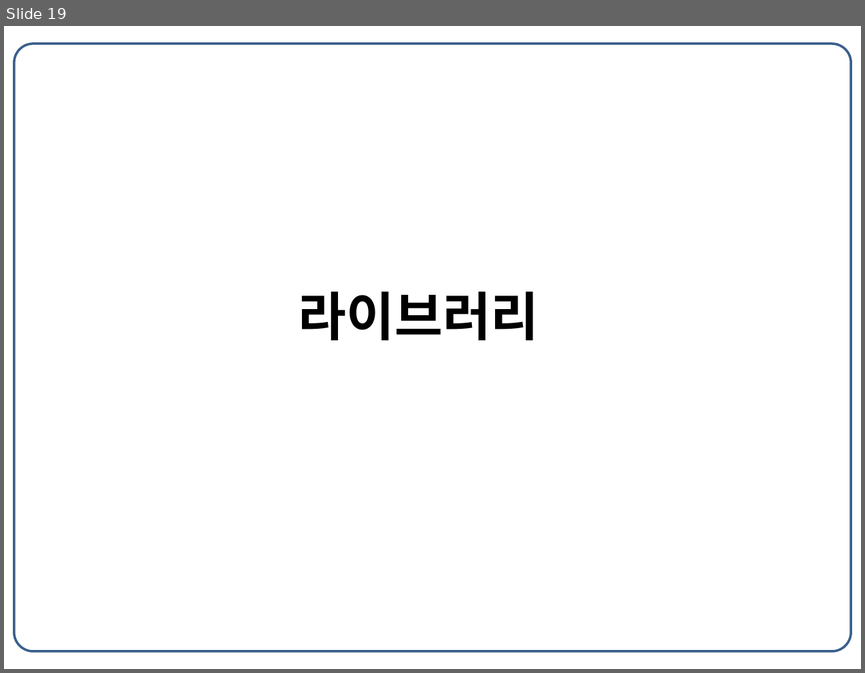
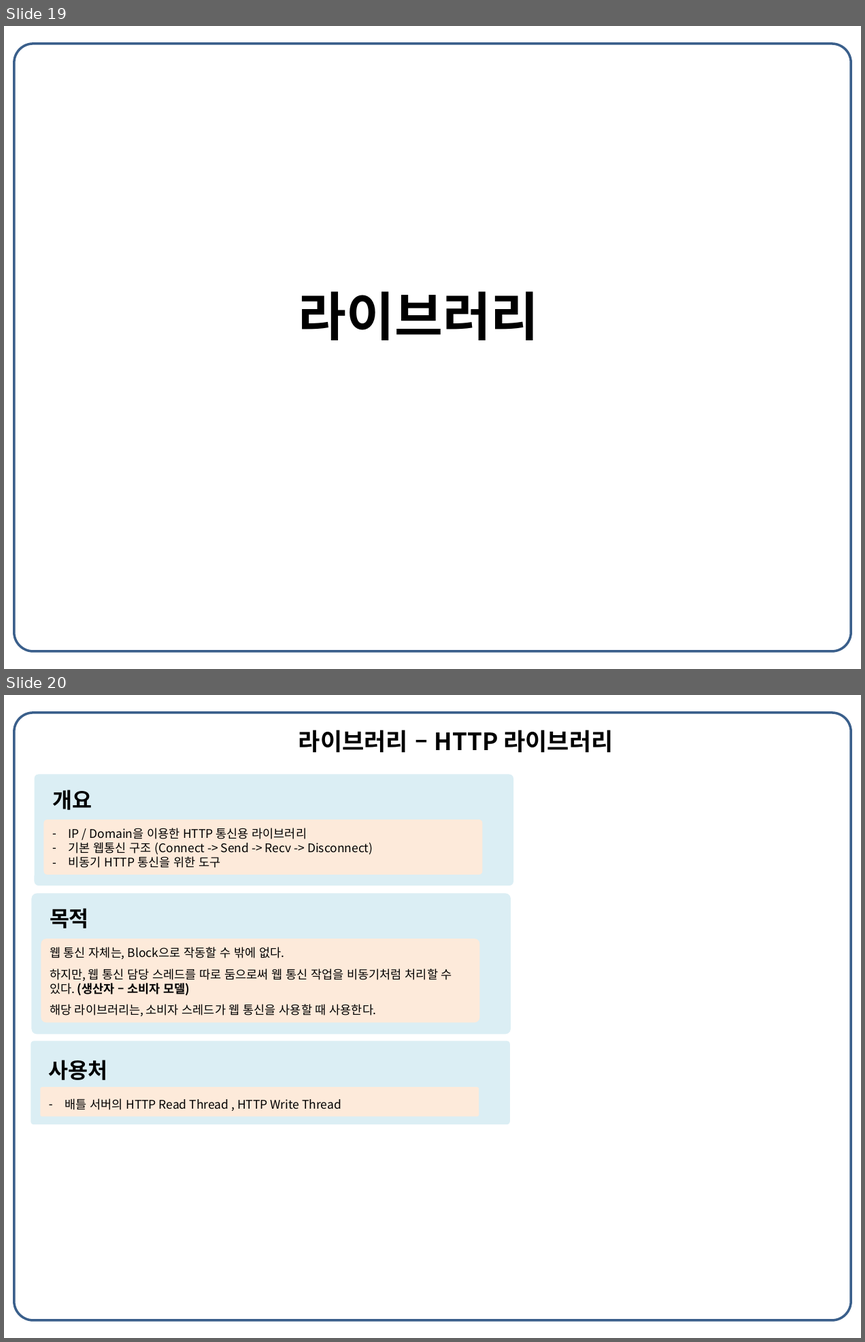
Before and after one commit to Buchen-Apple/MyCode, a slide deck: _포트폴리오/최종/포트폴리오_신버전_송진규.pptx. Shown one above the other, each under a label of ours: slide 19 before the commit, slides 19 and 20 after it. The pictures are 865x673 and 865x1342 pixels, drawn with LibreOffice and Linux fonts; fonts in the diff are those of the drawing. Boxes give left, top, right and bottom in pixels: in the first picture for what was removed or moved away, otherwise in the second. Text is boxed around its words. In the diff, an @@ line names an element or a change of style, - is before the commit and + after.

```diff
--- a/_포트폴리오/최종/포트폴리오_신버전_송진규.pptx
+++ b/_포트폴리오/최종/포트폴리오_신버전_송진규.pptx
@@ slide 20 added at (4, 695, 861, 1338), background #FFFFFF @@
@@ rounded rectangle added at (14, 713, 851, 1321), outline #3A5F8C 2 pt @@
@@ text added at (298, 730, 613, 752), 20 pt, text #000000, bold @@
+라이브러리 – HTTP 라이브러리
@@ rounded rectangle added at (34, 774, 513, 885), fill #DBEEF4 @@
@@ text added at (52, 790, 373, 868), 10 pt, text #000000 @@
+개요
+– IP / Domain을 이용한 HTTP 통신용 라이브러리
+– 기본 웹통신 구조 (Connect -> Send -> Recv -> Disconnect)
+– 비동기 HTTP 통신을 위한 도구
@@ rounded rectangle added at (43, 819, 482, 874), fill #FDEADA @@
@@ rounded rectangle added at (31, 893, 511, 1034), fill #DBEEF4 @@
@@ text added at (50, 908, 452, 1016), 10 pt, text #000000 @@
+목적
+웹 통신 자체는, Block으로 작동할 수 밖에 없다.
+하지만, 웹 통신 담당 스레드를 따로 둠으로써 웹 통신 작업을 비동기처럼 처리할 수 있다. (생산자 – 소비자 모델)
+해당 라이브러리는, 소비자 스레드가 웹 통신을 사용할 때 사용한다.
@@ rounded rectangle added at (41, 938, 479, 1022), fill #FDEADA @@
@@ rounded rectangle added at (31, 1040, 509, 1124), fill #DBEEF4 @@
@@ text added at (49, 1059, 341, 1110), 10 pt, text #000000 @@
+사용처
+– 배틀 서버의 HTTP Read Thread , HTTP Write Thread
@@ rounded rectangle added at (40, 1087, 479, 1116), fill #FDEADA @@
```
Also in this commit, not shown: 10 slides changed, 2 other slides added, 1 slide removed, 30 other files.
